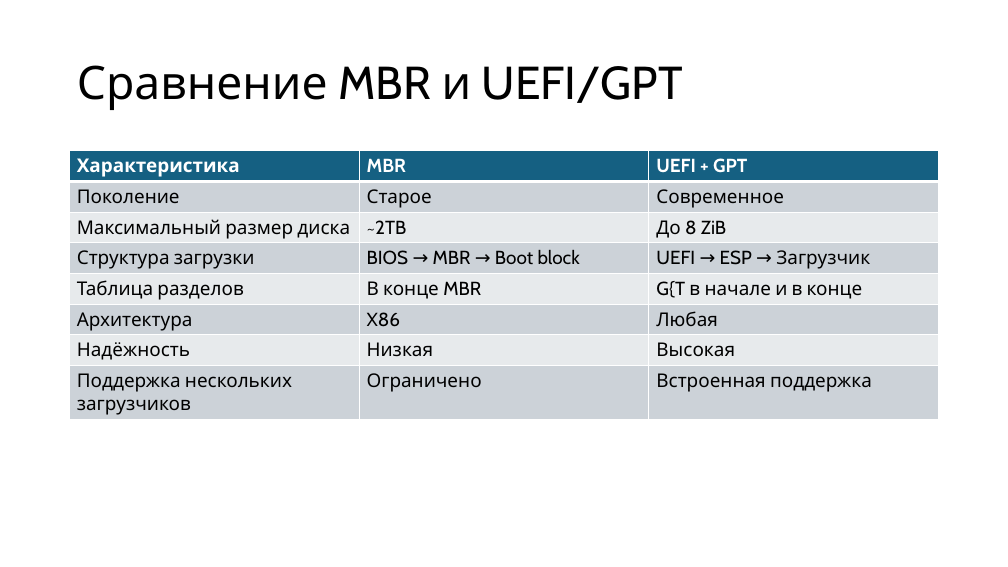
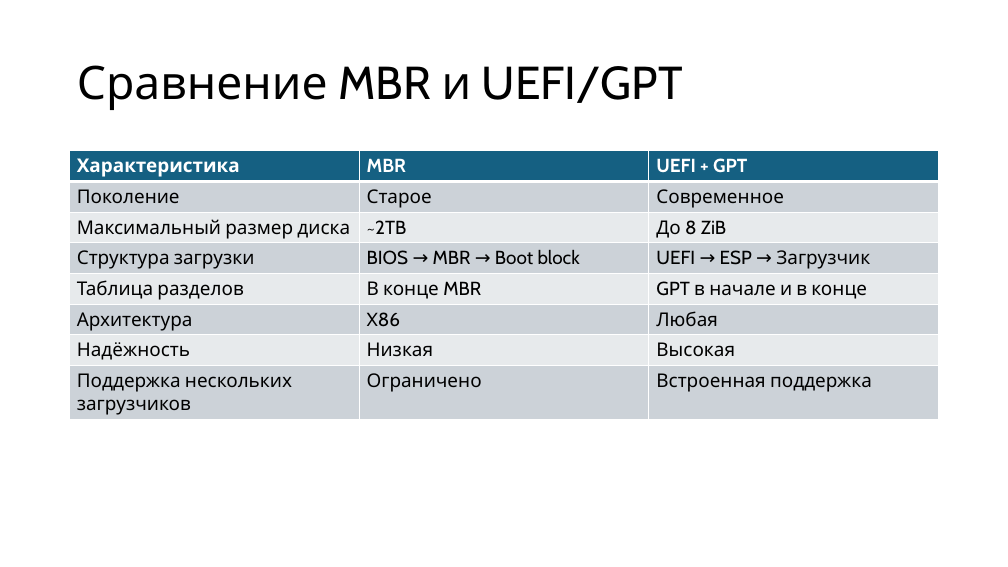
Before and after one commit to alexey-malov/os-course, a slide deck: slide 79 of lectures/09/Файловые системы.pptx. Drawn at 1008x567 pixels with LibreOffice and Linux fonts; fonts in the diff are those of the drawing. Boxes give left, top, right and bottom in pixels: in the first picture for what was removed or moved away, otherwise in the second. Text is boxed around its words. In the diff, an @@ line names an element or a change of style, - is before the commit and + after.

```diff
--- a/lectures/09/Файловые системы.pptx
+++ b/lectures/09/Файловые системы.pptx
@@ table at <box>70,151,938,419</box> @@
-row 5, column 3: G{T в начале и в конце
+row 5, column 3: GPT в начале и в конце
```
Also in this commit, not shown: 4 other files.
